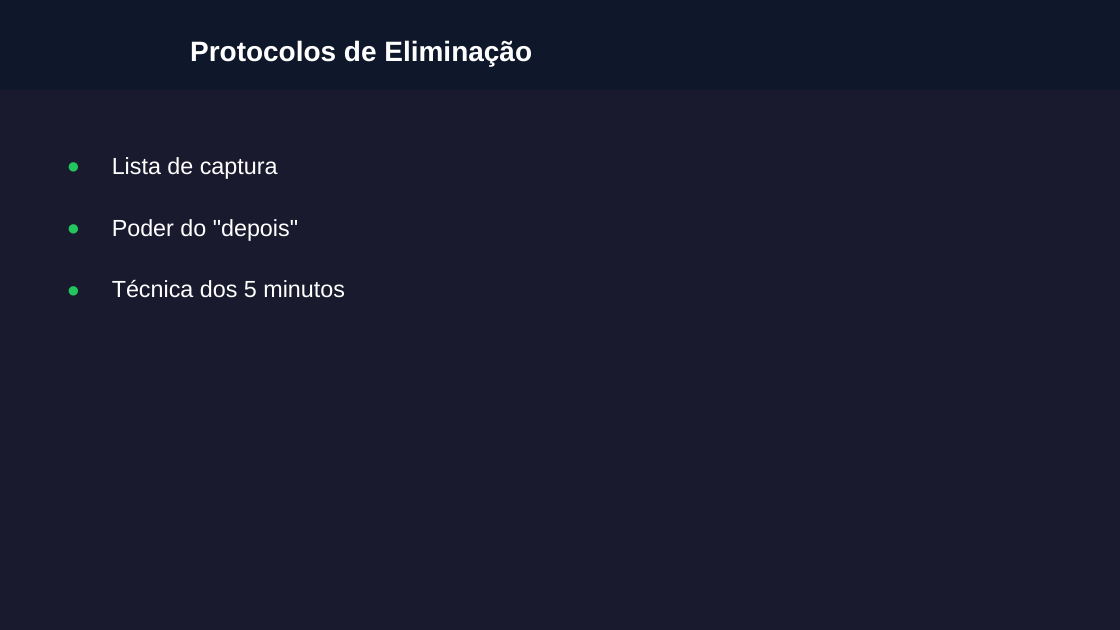
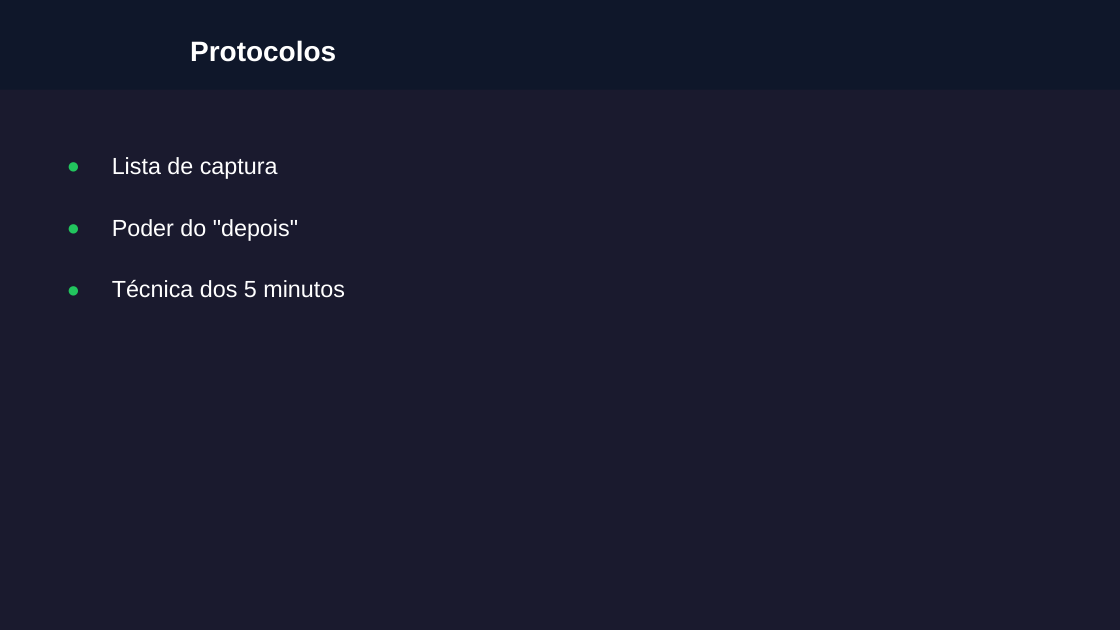
Before and after one commit to almirmeira/educa-com-talento, a slide deck: slide 5 of apresentacoes/foco-produtividade/aula-05-equilibrio-estavel.pptx. Drawn at 1120x630 pixels with LibreOffice and Linux fonts; fonts in the diff are those of the drawing; grey boxes stand for pictures; background and template pictures are left out. Boxes give left, top, right and bottom in pixels: in the first picture for what was removed or moved away, otherwise in the second. Text is boxed around its words. In the diff, an @@ line names an element or a change of style, - is before the commit and + after.

```diff
--- a/apresentacoes/foco-produtividade/aula-05-equilibrio-estavel.pptx
+++ b/apresentacoes/foco-produtividade/aula-05-equilibrio-estavel.pptx
@@ text at (x1=190, y1=40, x2=336, y2=62): text changed @@
-Protocolos de Eliminação
+Protocolos
```
Also in this commit, not shown: 3 other slides changed, 27 other files.
